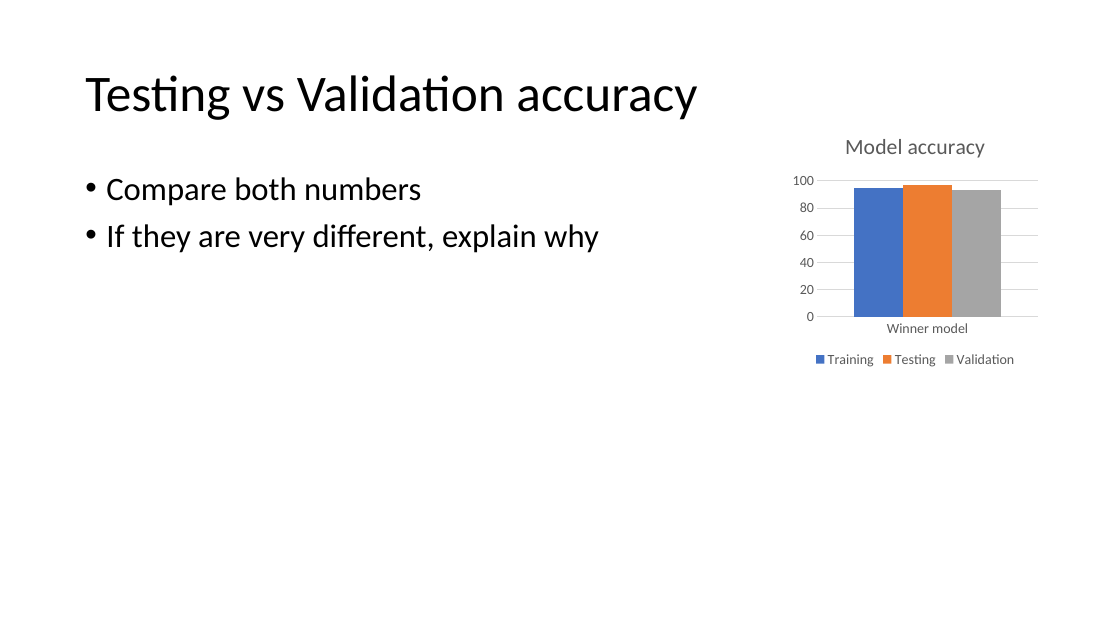
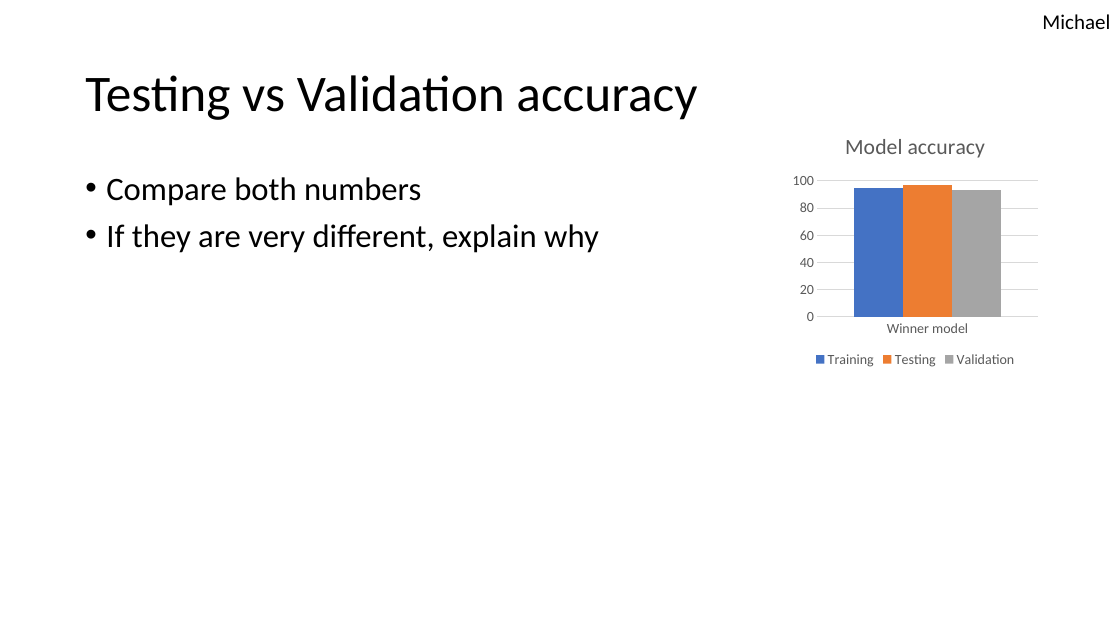
Before and after one commit to JeanDenisD/project-nlp-challenge, a slide deck: slide 6 of g2_presentation.pptx. Drawn at 1120x630 pixels with LibreOffice and Linux fonts; fonts in the diff are those of the drawing. Boxes give left, top, right and bottom in pixels: in the first picture for what was removed or moved away, otherwise in the second. Text is boxed around its words. In the diff, an @@ line names an element or a change of style, - is before the commit and + after.

```diff
--- a/g2_presentation.pptx
+++ b/g2_presentation.pptx
@@ text added at [1042, 14, 1110, 29], 18 pt, text #000000 @@
+Michael
```
Also in this commit, not shown: 4 other slides changed, 7 other files.
